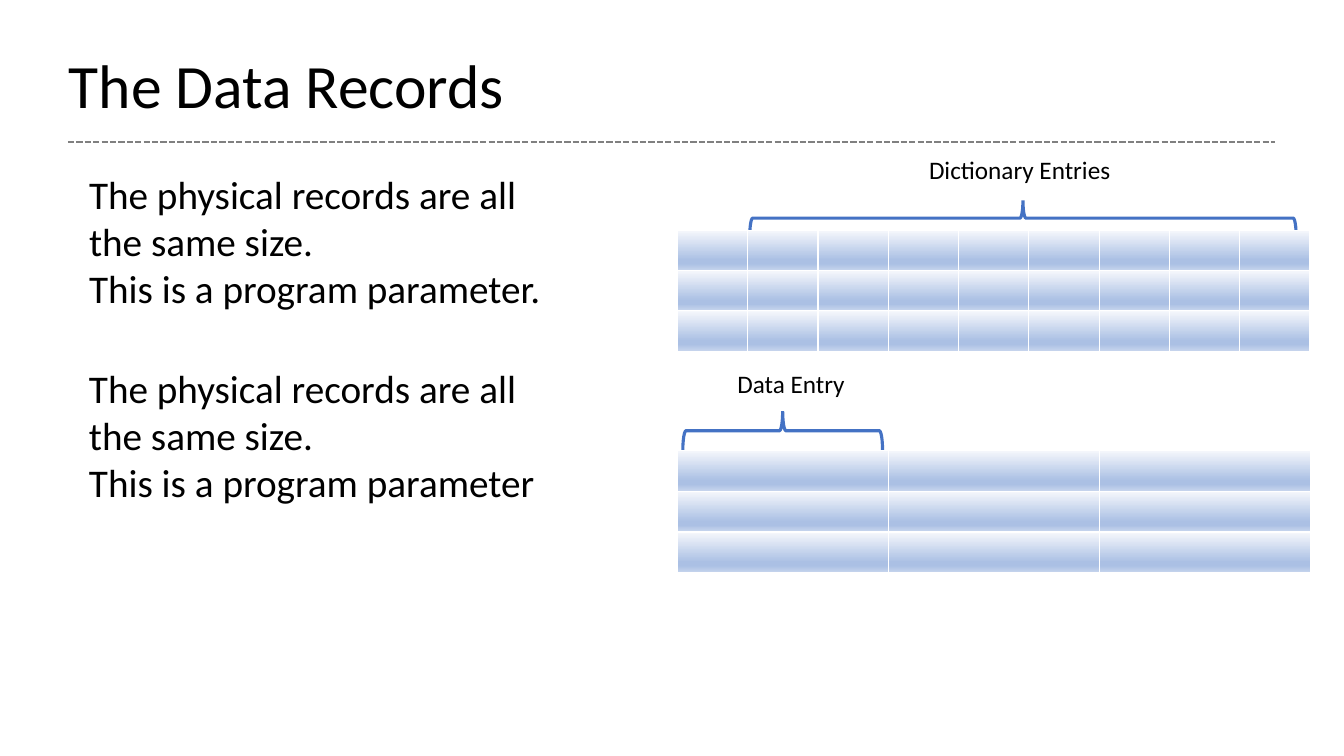
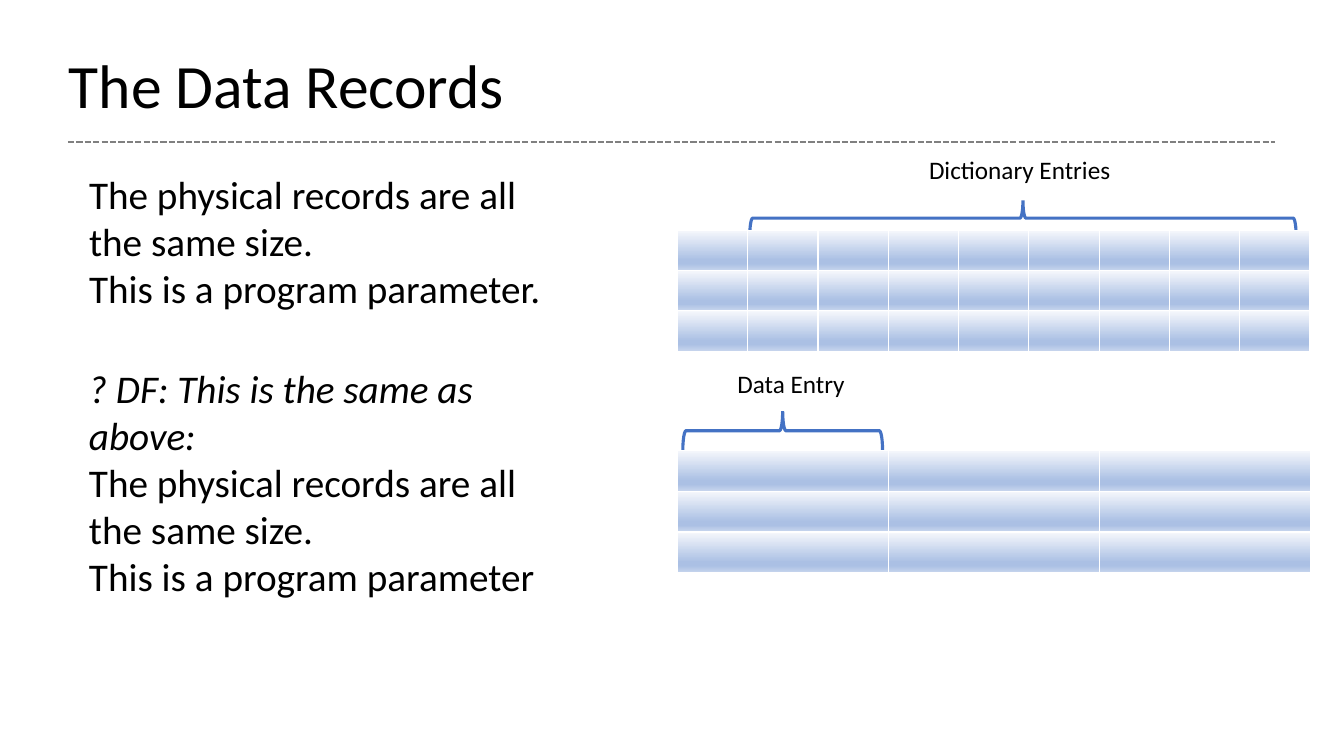
Before and after one commit to glenntu15/BuildVoterDatabase, a slide deck: slide 6 of Proj_presentation.pptx. Drawn at 1344x756 pixels with LibreOffice and Linux fonts; fonts in the diff are those of the drawing. Boxes give left, top, right and bottom in pixels: in the first picture for what was removed or moved away, otherwise in the second. Text is boxed around its words. In the diff, an @@ line names an element or a change of style, - is before the commit and + after.

```diff
--- a/Proj_presentation.pptx
+++ b/Proj_presentation.pptx
@@ text at <box>89,375,472,451</box>: paragraph added @@
+? DF: This is the same as above:
```
Also in this commit, not shown: 6 other slides changed.
